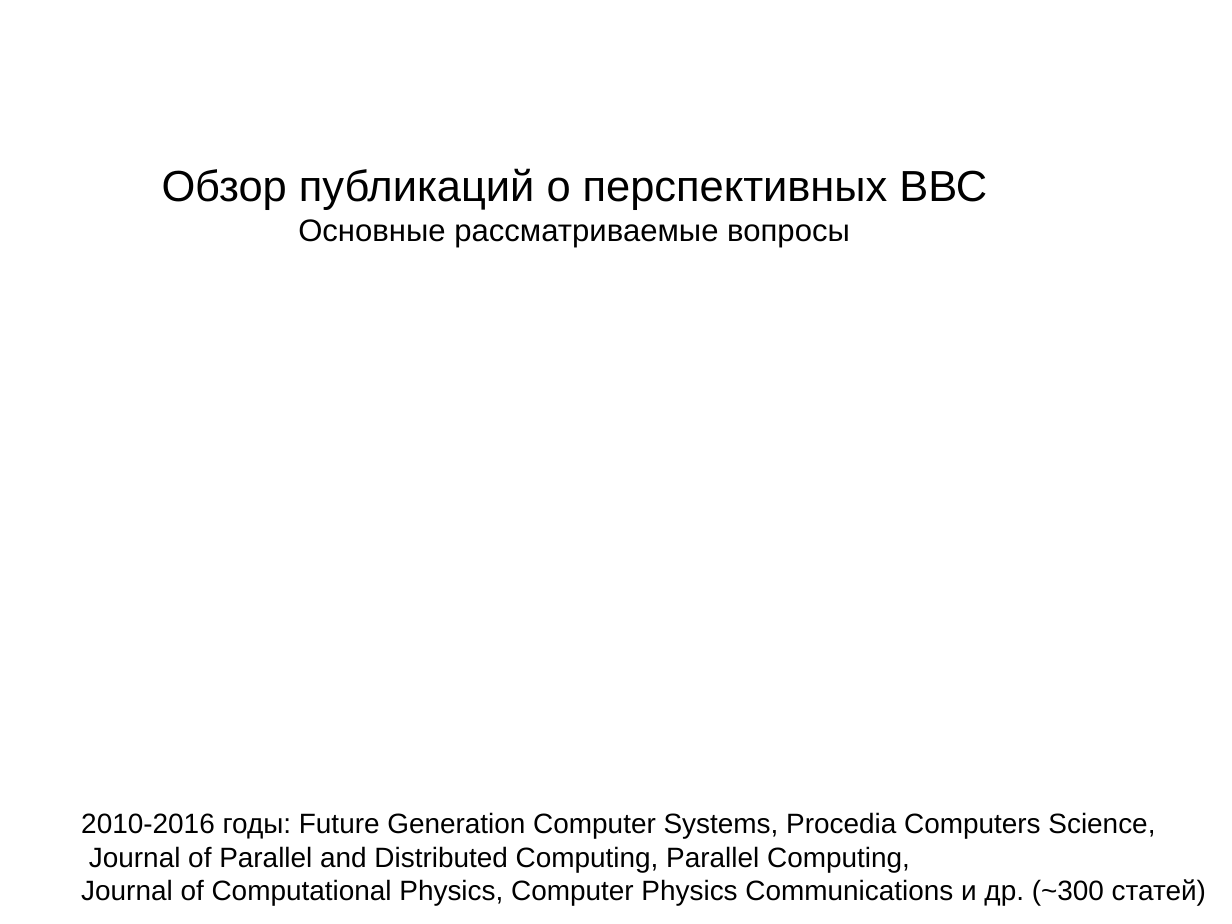
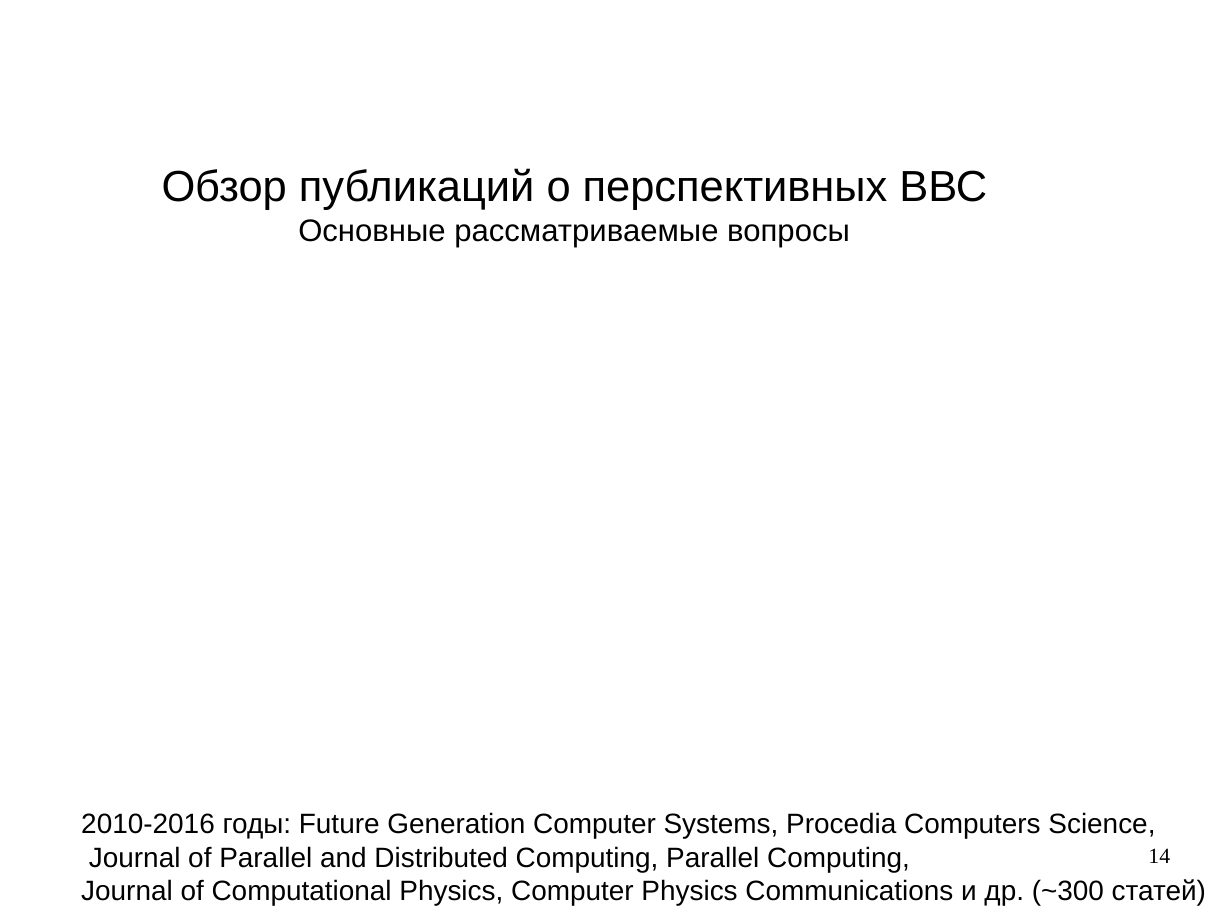
Before and after one commit to snytav/Russian-Phd-LaTeX-Dissertation-Template, a slide deck: slide 14 of Presentation/presentation_SnytnikovAV.odp (slide 11 before the commit). Drawn at 1232x924 pixels with LibreOffice and Linux fonts; fonts in the diff are those of the drawing. Boxes give left, top, right and bottom in pixels: in the first picture for what was removed or moved away, otherwise in the second. Text is boxed around its words. In the diff, an @@ line names an element or a change of style, - is before the commit and + after.

```diff
--- a/Presentation/presentation_SnytnikovAV.odp
+++ b/Presentation/presentation_SnytnikovAV.odp
@@ page number added at (x1=1148, y1=848, x2=1170, y2=863), 14 pt, text #000000 @@
+14
```
Also in this commit, not shown: 27 other slides changed, 6 slides added, 24 slides removed, 4 other files.
